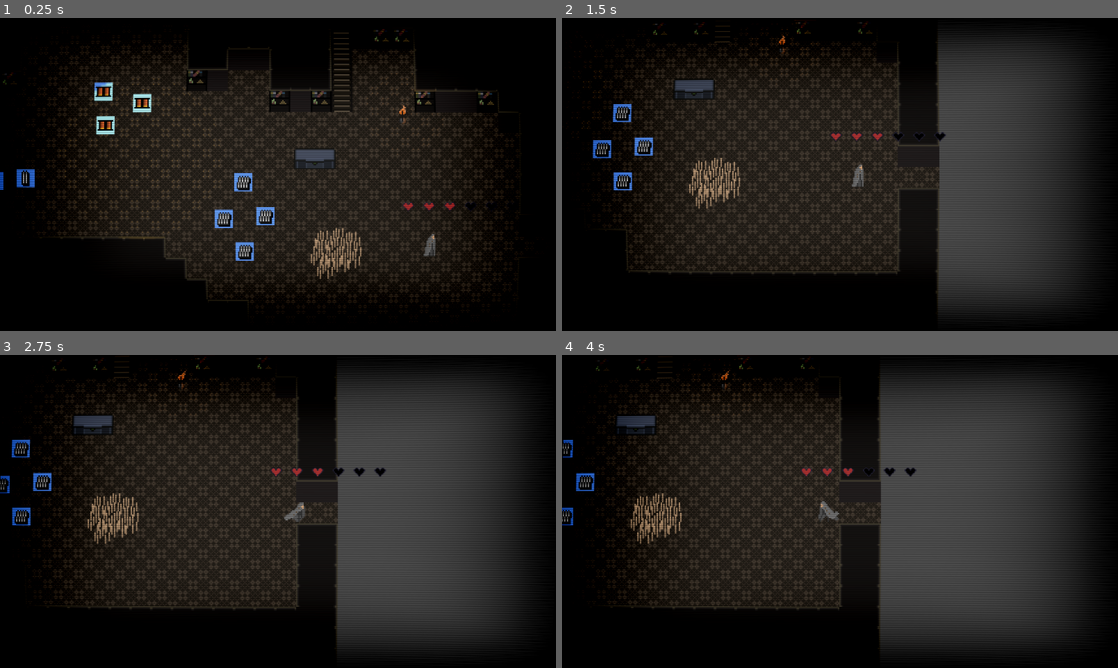
Above: before the commit, frames 1-4 (two rows, left to right).
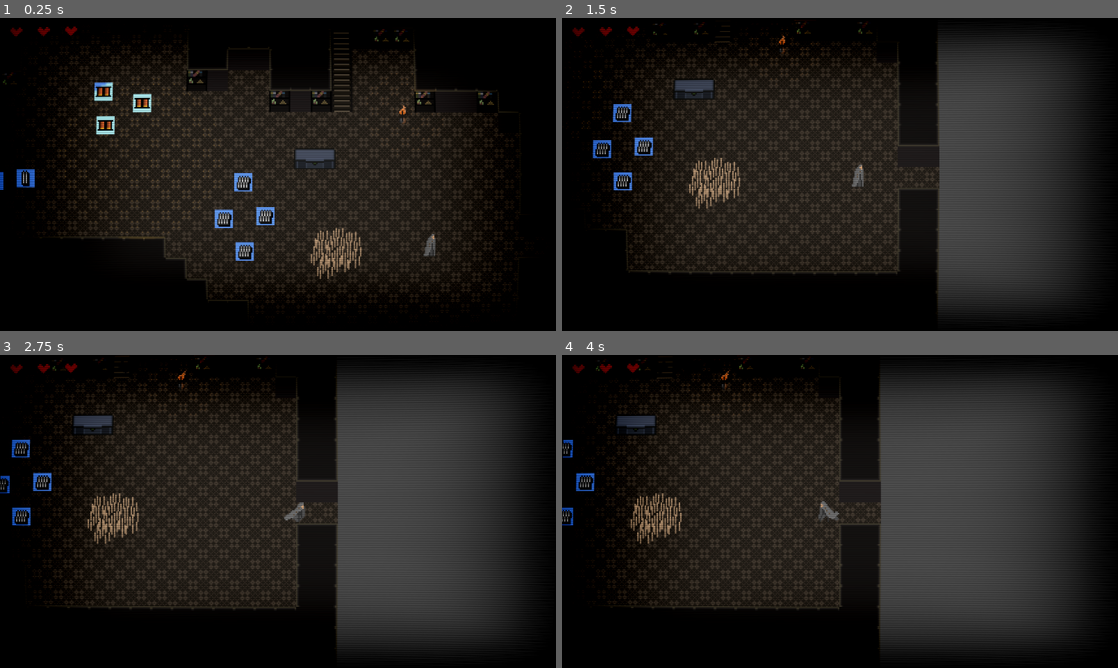
Above: after the commit, the same moments.

Repository: OliverN-beep/og-resident-evil-game-main
Game: Godot game, scene res://content/scenes/root.tscn
Same seed, same stepped clock (60 frames per second), same inputs: the game is played once before the commit and once after it.
Inputs (mouse positions are in pixels of both pictures, inside the frame that each line leads up to):
- Up to frame 1 (0.25 s): no input
- Up to frame 2 (1.5 s): move the mouse to (962, 158) at 0.52 s; hold D (right) 0.53-1.25 s; hold E (interact) 0.53-1.25 s; click (962, 158) at 0.67 s; drag from (728, 190) to (962, 177) at 1.27 s
- Up to frame 3 (2.75 s): move the mouse to (333, 442) at 2.02 s; hold D (right) from 2.03 s (still down); right-click (333, 442) at 2.1 s
- Up to frame 4 (4 s): release D (right) at 2.75 s; drag from (812, 574) to (650, 423) at 2.77 s; move the mouse to (1006, 558) at 3.52 s; press the mouse at (1006, 558) at 3.53 s; hold A (left) from 3.53 s (still down)

The runs differ from the first frame. In frame 1, 0.2% of the frame differs, in the area x 1-93%, y 2-62%; in frame 2, 0.3%; in frame 3, 0.3%, in the area x 1-70%, y 2-39%; in frame 4, 0.3%.

Commit message:
very minor ui changes

Diff:
--- a/content/entities/player/player.gd
+++ b/content/entities/player/player.gd
@@ -2,7 +2,7 @@
 
 @onready var animation_player: AnimationPlayer = $AnimationPlayer
 @onready var player_sprite: Sprite2D = $Sprite2D
-@onready var hearts_ui: Control = $HeartsUI
+@onready var hearts_ui: Control = $CanvasLayer/HeartsUI
 @onready var health_component: HEALTH_COMPONENT = $Components/HEALTH_COMPONENT
 @onready var ui_layer: CanvasLayer = $CanvasLayer
 
--- a/content/entities/player/player.tscn
+++ b/content/entities/player/player.tscn
@@ -183,10 +183,13 @@
 &"": SubResource("AnimationLibrary_piw5s")
 }
 
-[node name="HeartsUI" parent="." instance=ExtResource("5_55yfw")]
-offset_left = -23.0
-offset_top = -37.0
-offset_right = -23.0
-offset_bottom = -37.0
+[node name="CanvasLayer" type="CanvasLayer" parent="."]
+scale = Vector2(4, 4)
+transform = Transform2D(4, 0, 0, 4, 0, 0)
 
-[node name="CanvasLayer" type="CanvasLayer" parent="."]
+[node name="HeartsUI" parent="CanvasLayer" instance=ExtResource("5_55yfw")]
+anchors_preset = 0
+anchor_right = 0.0
+anchor_bottom = 0.0
+grow_horizontal = 1
+grow_vertical = 1
--- a/project.godot
+++ b/project.godot
@@ -8,11 +8,15 @@
 
 config_version=5
 
+[animation]
+
+compatibility/default_parent_skeleton_in_mesh_instance_3d=true
+
 [application]
 
 config/name="Top-Down 2D Resident Evil Classic"
 run/main_scene="uid://b0tug1d4vbg01"
-config/features=PackedStringArray("4.5", "Forward Plus")
+config/features=PackedStringArray("4.6", "Forward Plus")
 config/icon="res://icon.svg"
 
 [autoload]
